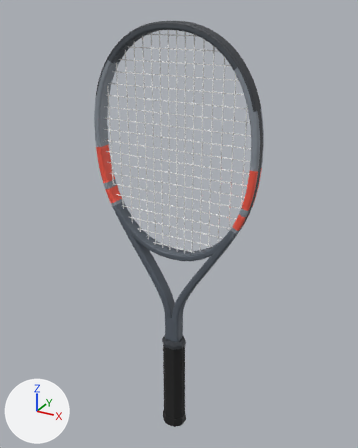
Two versions of the glTF model assets/realistic/babolat-pure-strike-lite-2024.glb, one commit apart.
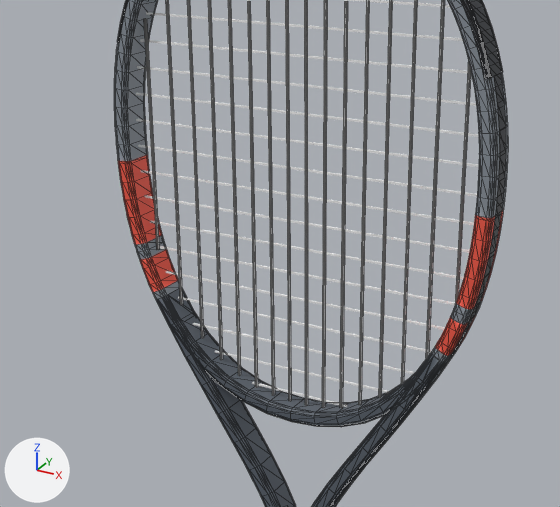
Old and new are each drawn whole from a 50 mm lens placed at (0.345, -0.61, 0.704), pointed at (-0.002, 0.021, 0.388) and again close up on the part from 13% to 80% of the width and 17% to 66% of the height. The lights are fixed; the arrows at lower left show +X, +Y and +Z. The older version's two pictures come first. The close-ups show mesh edges as thin lines. Where no turn or scale is listed for an object, it has been applied to the vertices. Vertices at exactly the same position are counted once.

Objects in the first close-up: 'bumper', 'frame', 'grommets', 'strings_crosses', 'strings_mains'.
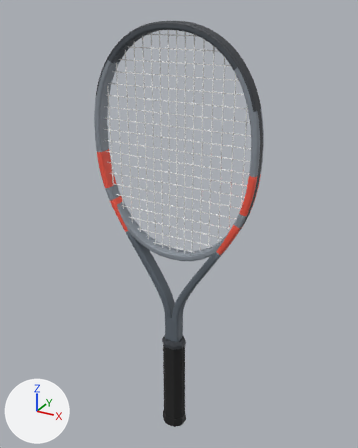
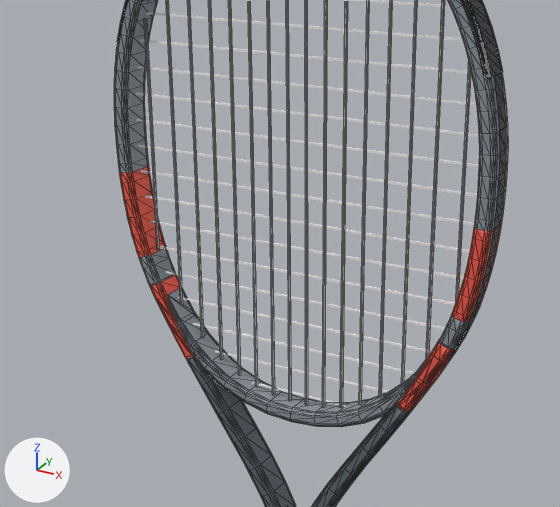
Pixel boxes [x1, y1, x2, y2] of what changed, in the close-ups (560 x 507 px; the box of a moved part takes in the faces that stretch with it):
part 1 of me_frame, moved or reshaped
    before: [116, 139, 180, 299]
    after: [118, 157, 213, 385]
part 2 of me_frame, moved or reshaped
    before: [431, 191, 506, 362]
    after: [379, 213, 503, 433]
part 3 of me_frame, recoloured (greyish blue to grey)
    both: [137, 242, 479, 429]

What changed in the scene script:
```text
Change me_frame:
    used by ob_frame; location = (0.0, 0.0, 0.4319)
    remove me_frame.from_pydata(...)  # 1776 vertices, 3488 faces; spans x -0.133..0.133, y -0.011..0.011, z -0.254..0.254
    add me_frame.from_pydata(...)  # 1808 vertices, 3552 faces; spans x -0.133..0.133, y -0.011..0.011, z -0.254..0.254
    me_frame part 1: 32 vertices moved from x -0.12..-0.101, y -0.011..0.011, z -0.019..0.007 to x -0.12..-0.103, y -0.011..0.011, z -0.014..0.009; 32 vertices removed from x -0.132..-0.113, y -0.011..0.011, z 0.014..0.073; 48 vertices added at x -0.132..-0.075, y -0.011..0.011, z -0.065..0.065
    me_frame part 2: 32 vertices moved from x 0.101..0.12, y -0.011..0.011, z -0.019..0.007 to x 0.103..0.12, y -0.011..0.011, z -0.014..0.009; 32 vertices removed from x 0.113..0.132, y -0.011..0.011, z 0.014..0.073; 48 vertices added at x 0.075..0.132, y -0.011..0.011, z -0.065..0.065
    me_frame part 3: 1504 kept faces spanning x -0.122..0.122, y -0.011..0.011, z -0.254..0.012 get new vertex colours; the middle colour goes from greyish blue #58606a to grey #5f6871
```
